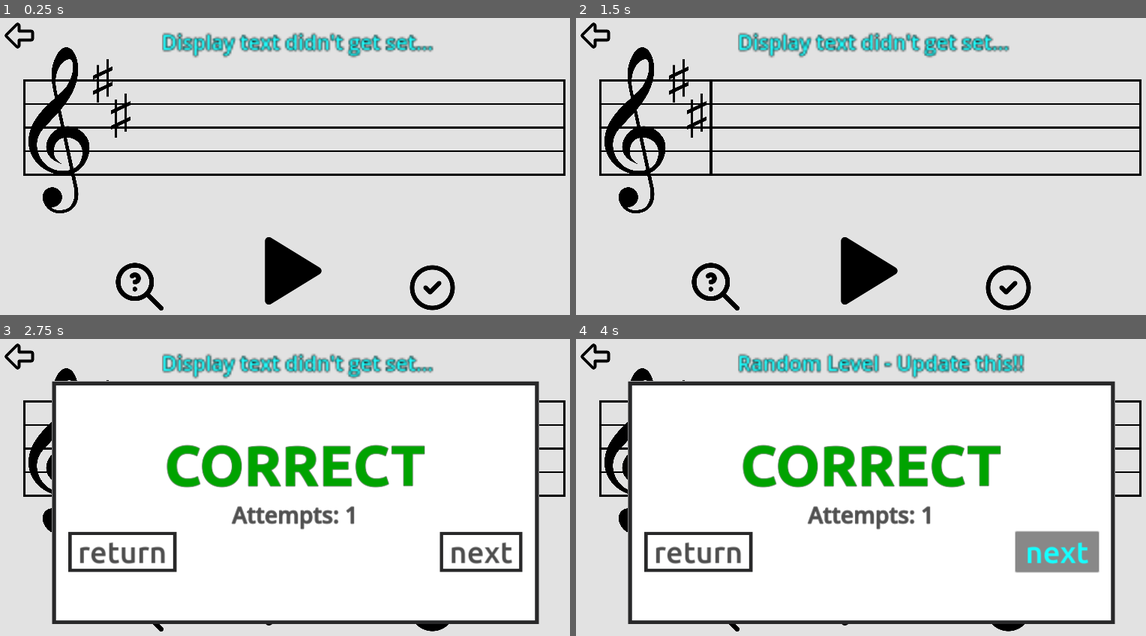
Above: before the commit, frames 1-4 (two rows, left to right).
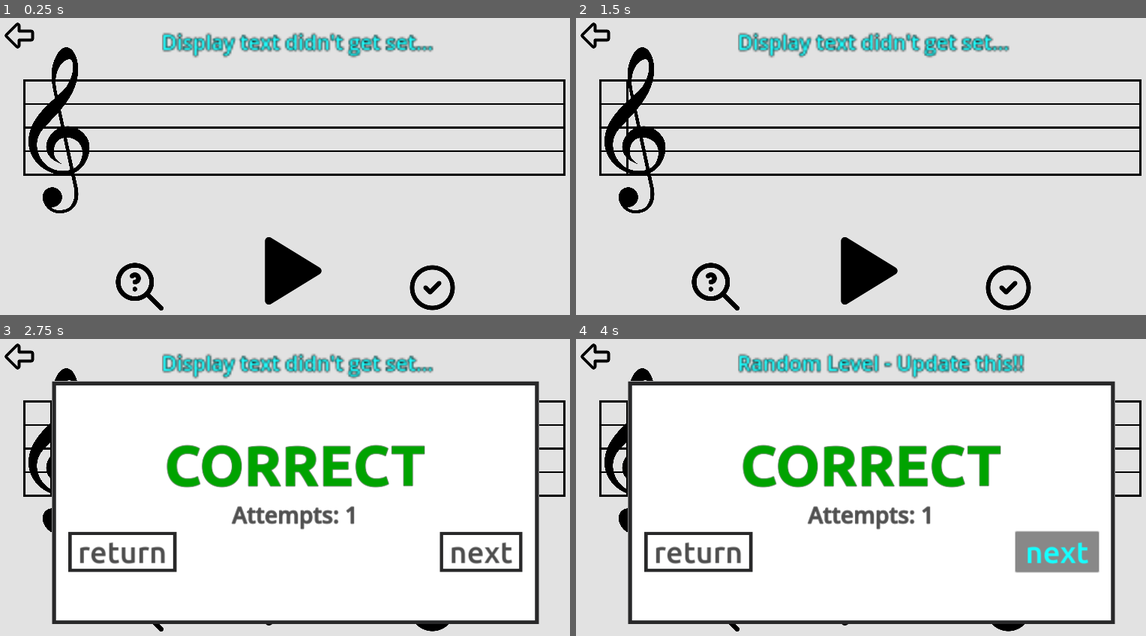
Above: after the commit, the same moments.

Repository: Sniggiho/COMP225-Reluna
Game: Godot game, scene res://Scenes/firstScene.tscn
Same seed, same stepped clock (60 frames per second), same inputs: the game is played once before the commit and once after it.
Inputs (mouse positions are in pixels of both pictures, inside the frame that each line leads up to):
- Up to frame 1 (0.25 s): no input
- Up to frame 2 (1.5 s): click (861, 270) at 0.5 s; click (861, 270) at 1.25 s
- Up to frame 3 (2.75 s): click (433, 609) at 2 s
- Up to frame 4 (4 s): click "next" at 2.75 s; click "next" at 3.5 s

The runs differ from the first frame. In frame 1, 0.3% of the frame differs, in the area x 16-23%, y 13-41%; in frame 2, 0.5%, in the area x 8-24%, y 13-53%; in frame 3, less than 0.1%; in frame 4, less than 0.1%.
Error in both runs: Invalid assignment of index '0' (on base: 'Array') with value of type 'bool'. (res://Scenes/LevelManager/LevelManager.gd:82)

Commit message:
work on note placement w accidentals, far from finished

Diff:
--- a/Project/Scenes/MusicStaff/MusicStaff.gd
+++ b/Project/Scenes/MusicStaff/MusicStaff.gd
@@ -39,7 +39,8 @@
 		for i in range(1,GLevelData.numAccidentals+1):
 			get_node("flat" + str(i)).show()
 
-	self.get_child(1).get_curve().set_point_position(0,Vector2(295+45*GLevelData.numAccidentals,0))
+	var buffer = staffLength*screenX*0.05
+	self.get_child(1).get_curve().set_point_position(0,Vector2(buffer+45*GLevelData.numAccidentals,0))
 
 
 func _draw():
@@ -52,7 +53,7 @@
 			lineThickness)
 
 		y = y + screenY * lineHeight
-		pass
+
 	draw_line(
 		Vector2(startX, startY - 2.5),
 		Vector2(startX, y - lineHeight * screenY + 2.2),
--- a/Project/Scenes/MusicStaff/MusicStaff.tscn
+++ b/Project/Scenes/MusicStaff/MusicStaff.tscn
@@ -36,11 +36,13 @@
 path = NodePath("../Path2D")
 
 [node name="sharp1" type="Sprite2D" parent="."]
+visible = false
 position = Vector2(209, 1)
 scale = Vector2(0.4, 0.4)
 texture = ExtResource("4_bp0ky")
 
 [node name="sharp2" type="Sprite2D" parent="."]
+visible = false
 position = Vector2(257, 94)
 scale = Vector2(0.4, 0.4)
 texture = ExtResource("4_bp0ky")
--- a/Project/Scenes/TuneCreator/TuneCreator.gd
+++ b/Project/Scenes/TuneCreator/TuneCreator.gd
@@ -88,17 +88,18 @@
 
 ## Given the parameters for generating notes, running generate will populate the screen with notes.
 func generate(randomNotes = true, randomDetune = true) -> void:
-	var dx : float = 1.0 / (_numNotes-1)
-	dx = 1.0 / _numNotes
-
-	var pathMin = 0.2
+	#var dx : float = 1.0 / (_numNotes-1)
+	#dx = 1.0 / _numNotes
+
+	var pathMin = 0.0
 	var pathMax = 1
-	dx = (pathMax - pathMin) / (float) (_numNotes + 1)
+	var dx = (pathMax - pathMin) / (float) (_numNotes + 1)
+
 	_pathFollower.progress_ratio = pathMin
 
 	for i in range(_numNotes):
+		var note = _noteScene.instantiate()
 		_pathFollower.progress_ratio += dx
-		var note = _noteScene.instantiate()
 
 		if randomNotes:		# if we should randomly generate the note values
 			note.setNoteByName(_possibleNotes[randi() % _possibleNotes.size()])
